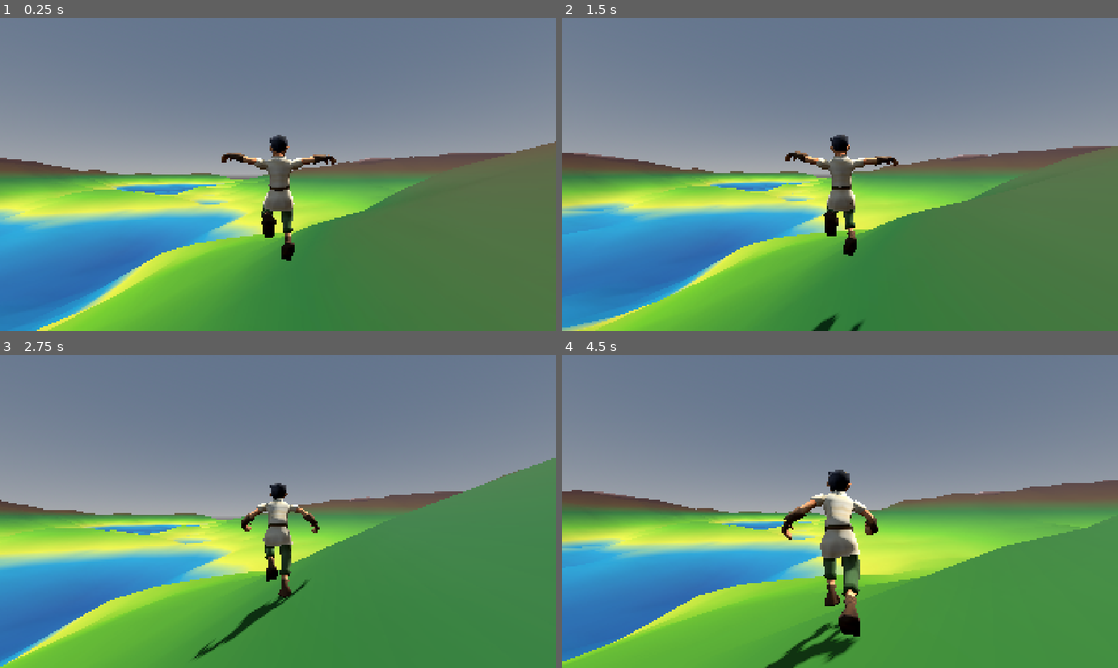
Above: before the commit, frames 1-4 (two rows, left to right).
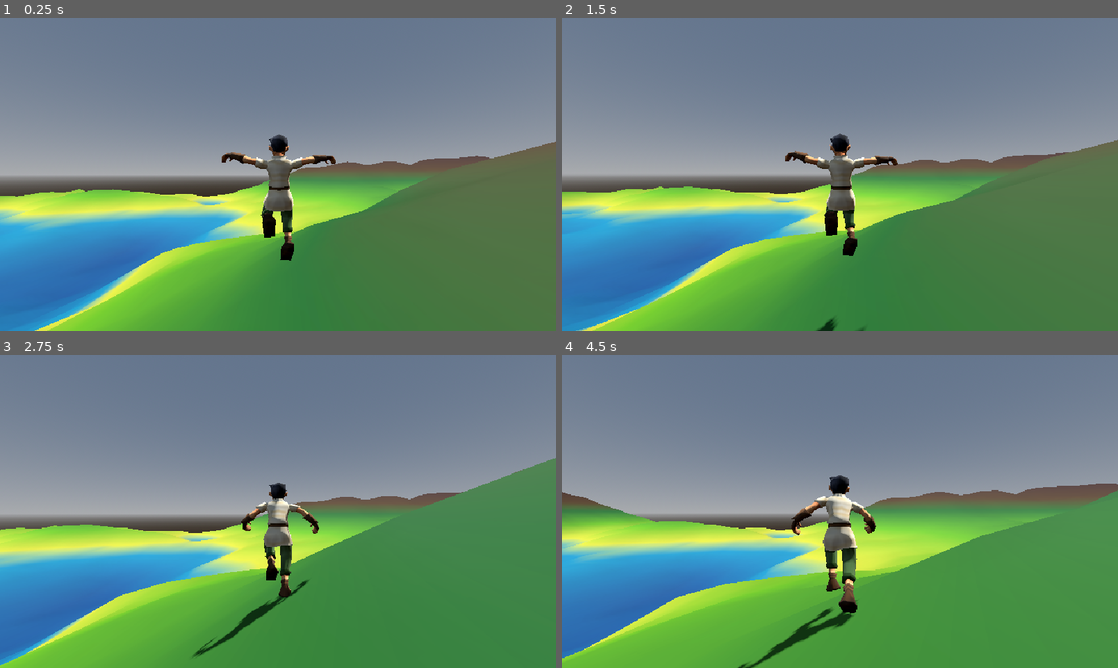
Above: after the commit, the same moments.

Repository: Tinka8ell/ProceduralWorldGeneration
Game: Godot game, scene res://Scenes/main.tscn
Two runs of this game, one before a commit and one after it. Both use one fixed random seed, a clock stepped at 60 frames per second and the inputs below.
Inputs (mouse positions are in pixels of both pictures, inside the frame that each line leads up to):
- Up to frame 1 (0.25 s): no input
- Up to frame 2 (1.5 s): tap Enter (ui_accept) at 0.5, 0.77 s; move the mouse to (867, 174) at 0.52 s; hold W (move_forward) from 0.53 s (still down); click (867, 174) at 0.67 s; move the mouse to (812, 174) at 1.27 s
- Up to frame 3 (2.75 s): keep holding W (move_forward); tap Enter (ui_accept) at 1.52 s; move the mouse to (289, 505) at 2.02 s
- Up to frame 4 (4.5 s): keep holding W (move_forward); move the mouse to (834, 517) at 2.77 s; click (834, 517) at 2.92 s; tap Enter (ui_accept) at 3.02, 3.77 s; move the mouse to (878, 514) at 3.52 s; move the mouse to (795, 508) at 4.27 s

The runs differ from the first frame. In frame 1, 4.3% of the frame differs, in the area x 0-100%, y 37-100%; in frame 2, 8.3%; in frame 3, 6.5%; in frame 4, 12%, in the area x 0-100%, y 36-100%.

Commit message:
Creating chuncks as we get close

Diff:
--- a/Scenes/main.tscn
+++ b/Scenes/main.tscn
@@ -37,24 +37,24 @@
 visible = false
 
 [node name="Skeleton3D" parent="Explorer/Mesh/HeroRig_export" parent_id_path=PackedInt32Array(856860738, 931582133, 885429918) index="0" unique_id=1340250868]
-bones/0/position = Vector3(-0.024505287, 1.0958378, 0.0022639337)
-bones/1/rotation = Quaternion(0.7283706, -0.0022205594, -0.00050900667, 0.68517965)
-bones/2/rotation = Quaternion(-0.7931663, -0.1072544, -0.07470734, 0.59481317)
-bones/3/rotation = Quaternion(0.2943448, -0.0040106736, 0.024653377, 0.9553728)
-bones/4/rotation = Quaternion(-0.17614283, -0.013855237, 0.10831291, 0.97828937)
-bones/5/rotation = Quaternion(-0.8048735, 0.10183165, 0.051739976, 0.5823504)
-bones/6/rotation = Quaternion(0.33007115, 0.003961026, -0.02764571, 0.94354284)
-bones/7/rotation = Quaternion(-0.19852719, 0.007422719, -0.078413874, 0.97692543)
-bones/8/rotation = Quaternion(0.99677867, 0.00585821, 0.0001885373, -0.07998696)
-bones/10/rotation = Quaternion(-0.7065913, 0.117512666, 0.09455917, 0.6913596)
-bones/11/rotation = Quaternion(0.9792883, 0.18759559, 0.04537616, -0.061184388)
-bones/12/rotation = Quaternion(-0.3268948, 0.0067155636, -0.026166359, 0.94467455)
-bones/13/rotation = Quaternion(-0.045571133, -0.13210915, 0.21132606, 0.96737367)
-bones/18/rotation = Quaternion(-1.1605407e-07, -0.047113363, -2.1007108e-06, 0.9988896)
-bones/20/rotation = Quaternion(0.9812184, -0.184528, -0.05470691, -0.012923052)
-bones/21/rotation = Quaternion(-0.34588736, -0.006667649, 0.027686594, 0.93784386)
-bones/22/rotation = Quaternion(0.035921205, 0.095442, -0.05762053, 0.99311656)
-bones/28/rotation = Quaternion(-1.4495217e-07, 0.02829515, 2.1601966e-06, 0.9995997)
+bones/0/position = Vector3(0.0176589, 1.0785875, -0.0019282494)
+bones/1/rotation = Quaternion(0.72837514, -0.00043200824, 0.0014349446, 0.6851769)
+bones/2/rotation = Quaternion(-0.8198944, -0.10108544, -0.06153983, 0.5601498)
+bones/3/rotation = Quaternion(0.3771247, -0.0038857593, 0.031586748, 0.92561555)
+bones/4/rotation = Quaternion(-0.22101495, -0.0059441645, 0.082234055, 0.97177917)
+bones/5/rotation = Quaternion(-0.8118661, 0.10937305, 0.07780078, 0.5682059)
+bones/6/rotation = Quaternion(0.35598844, 0.003920995, -0.029816465, 0.9340064)
+bones/7/rotation = Quaternion(-0.20768116, 0.009594327, -0.10445521, 0.97255623)
+bones/8/rotation = Quaternion(0.9915702, -0.0012227054, -0.00010022328, -0.12956585)
+bones/10/rotation = Quaternion(-0.7706603, -0.010689584, -0.012540142, 0.6370332)
+bones/11/rotation = Quaternion(0.980498, 0.1841122, 0.02490713, -0.06407815)
+bones/12/rotation = Quaternion(-0.31261206, 0.0067498423, -0.025023093, 0.9495272)
+bones/13/rotation = Quaternion(-0.046528716, -0.112621285, 0.21716729, 0.9684989)
+bones/18/rotation = Quaternion(-7.1789415e-08, -0.027445033, -2.089978e-06, 0.9996234)
+bones/20/rotation = Quaternion(0.979075, -0.20139137, -0.025852595, -0.013614841)
+bones/21/rotation = Quaternion(-0.33800927, -0.0066879974, 0.02705631, 0.94073004)
+bones/22/rotation = Quaternion(-0.013088193, -0.00083687296, -0.045455273, 0.9988803)
+bones/28/rotation = Quaternion(5.8346572e-08, -0.07011145, 2.1927845e-06, 0.9975392)
 
 [node name="TerrainManager" type="Node" parent="." unique_id=1113510514]
 script = ExtResource("8_344ge")
--- a/Scripts/terrainManager.gd
+++ b/Scripts/terrainManager.gd
@@ -1,11 +1,24 @@
 extends Node
 
+# offsets to nearest chunk indexes, starting from where we are
+const CLOSE_GRID = [
+	Vector2i(0, 0),
+	Vector2i(-1, 0),
+	Vector2i(1, 0),
+	Vector2i(0, -1),
+	Vector2i(0, 1),
+	Vector2i(-1, -1),
+	Vector2i(1, 1),
+	Vector2i(1, -1),
+	Vector2i(-1, 1)
+]
 const size := 256.0
 var noise: FastNoiseLite
 var terrainShader: Shader
 var color_gradient
 var noise_texture: NoiseTexture2D
 var chunks := {}
+var lastPosition := Vector3.ZERO
 
 # Perlin noise parameters
 @export_range(0.0, 1.0, 0.001, "0 to 1 - lower is smoother") var noise_frequency := 0.1
@@ -22,10 +35,14 @@
 	set(new_height):
 		height = new_height
 
+var player: Player
+
 # Called when the node enters the scene tree for the first time.
 func _ready() -> void:
 	print("Chunk on ready called")
-
+	player = get_parent().find_child("Explorer")
+	if player:
+		print("Found the player")
 	noise = FastNoiseLite.new()
 	noise.noise_type = FastNoiseLite.TYPE_PERLIN
 	noise.frequency = noise_frequency
@@ -40,29 +57,27 @@
 	noise_texture.noise = noise
 	noise_texture.as_normal_map = true
 	noise_texture.seamless = true
+	createTerrainChunk(Vector2i(0, 0))
+	return
 
-	createTerrainChunk(Vector2i(0, 0))
-	createTerrainChunk(Vector2i(0, 1))
-	createTerrainChunk(Vector2i(1, 1))
-	createTerrainChunk(Vector2i(1, 0))
-	createTerrainChunk(Vector2i(1, -1))
-	createTerrainChunk(Vector2i(0, -1))
-	createTerrainChunk(Vector2i(-1, -1))
-	createTerrainChunk(Vector2i(-1, 0))
-	createTerrainChunk(Vector2i(-1, 1))
+# Called every frame. 'delta' is the elapsed time since the previous frame.
+func _process(_delta: float) -> void:
+	var playerIndex := Vector2i(0, 0)
+	if player:
+		var playerLocation := player.global_position
+		playerIndex = Vector2i(roundi(playerLocation.x / size), roundi(playerLocation.z / size))
+		if playerLocation.distance_to(lastPosition) > 10.0:
+			lastPosition = playerLocation
+			for offset in CLOSE_GRID:
+				var chunk := findChunk(playerIndex + offset)
+				if not chunk:
+					createTerrainChunk(playerIndex + offset)
+					break
 
-	# Checking for presence of a chunk?
-	findChunk(Vector2i(1, -1))
-	findChunk(Vector2i(-7, 30))
-
-func findChunk(index: Vector2i) -> bool:
+func findChunk(index: Vector2i) -> MeshInstance3D:
 	var chunkName := getChunkName(index)
 	var chunk: MeshInstance3D = chunks.get(chunkName)
-	if chunk:
-		print("Found ", chunkName)
-		return true
-	print("Not found ", chunkName)
-	return false
+	return chunk
 
 func getChunkName(index: Vector2i) -> String:
 	return "Chunk_" + str(index.x) + "_" + str(index.y)
@@ -72,12 +87,10 @@
 	var chunk := MeshInstance3D.new()
 	var chunkName := getChunkName(index)
 	chunk.name = chunkName
-	var transform := chunk.transform
-	print("Name: ", chunk.name, " - ", transform)
 	var move := Vector3(index.x * size, 0.0, index.y * size)
 	print("Move: ", move)
-	chunk.translate(move)
-	print("Name: ", chunk.name, " - ", chunk.transform)
+	chunk.position += move
+	print("Name: ", chunk.name, " - ", chunk.position)
 
 	print("Creating Material")
 	var meshMaterial = ShaderMaterial.new()
@@ -108,11 +121,10 @@
 		var vertex := vertex_array[i]
 		var normal := Vector3.UP
 		var tangent := Vector3.RIGHT
-		if noise:
-			# have to add in mesh location / translation
-			vertex.y = get_height(vertex.x + offset.x, vertex.z + offset.z)
-			normal = get_normal(vertex.x + offset.x, vertex.z + offset.z)
-			tangent = normal.cross(Vector3.UP)
+		# have to add in mesh location / translation
+		vertex.y = get_height(vertex.x + offset.x, vertex.z + offset.z)
+		normal = get_normal(vertex.x + offset.x, vertex.z + offset.z)
+		tangent = normal.cross(Vector3.UP)
 		vertex_array[i] = vertex
 		normal_array[i] = normal
 		tangent_array[4 * i] = tangent.x
--- a/project.godot
+++ b/project.godot
@@ -21,8 +21,8 @@
 
 [display]
 
-window/size/viewport_width=1920
-window/size/viewport_height=1080
+window/size/viewport_width=960
+window/size/viewport_height=540
 window/stretch/mode="canvas_items"
 window/stretch/aspect="expand"
 
